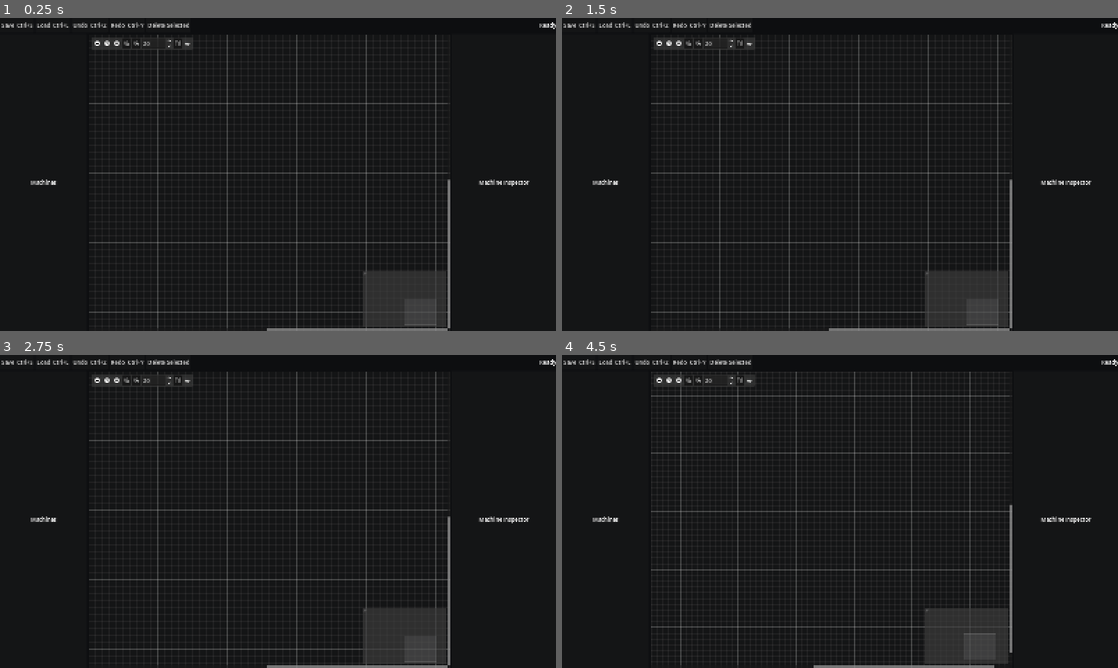
Above: before the commit, frames 1-4 (two rows, left to right).
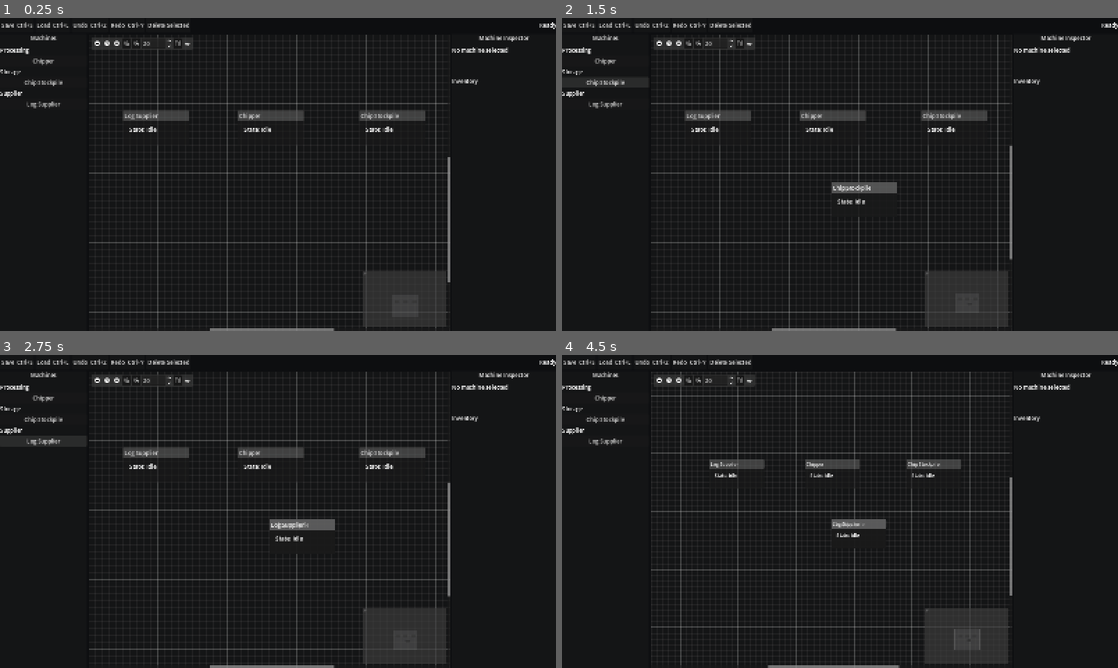
Above: after the commit, the same moments.

Repository: Poru-IndFlow/IndustrialFlow
Game: Godot game, scene res://scenes/main.tscn
Two runs of this game, one before a commit and one after it. Both use one fixed random seed, a clock stepped at 60 frames per second and the inputs below.
Inputs (mouse positions are in pixels of both pictures, inside the frame that each line leads up to):
- Up to frame 1 (0.25 s): no input
- Up to frame 2 (1.5 s): click (606, 61) at 0.5 s, where only the run after the commit has a clickable "Chipper"; click (606, 83) at 1.25 s, where only the run after the commit has a clickable "Chip Stockpile"
- Up to frame 3 (2.75 s): click (44, 442) at 2 s, where only the run after the commit has a clickable "Log Supplier"
- Up to frame 4 (4.5 s): click "Undo Ctrl+Z" at 2.75 s; click "Redo Ctrl+Y" at 3.5 s; click (662, 380) at 4.25 s

The runs differ from the first frame. In frame 1, 2.6% of the frame differs, in the area x 0-96%, y 5-100%; in frame 2, 3.1%; in frame 3, 3.1%; in frame 4, 2.6%.

Commit message:
Add functional machine palette and inspector

Diff:
--- a/scripts/app/app_controller.gd
+++ b/scripts/app/app_controller.gd
@@ -3,6 +3,14 @@
 
 @onready var factory_graph := get_node(
 	"../RootVBox/Workspace/FactoryGraph"
+)
+
+@onready var machine_palette := get_node(
+	"../RootVBox/Workspace/MachinePalette"
+)
+
+@onready var machine_inspector := get_node(
+	"../RootVBox/Workspace/MachineInspector"
 )
 
 var event_bus: EventBus
@@ -11,6 +19,14 @@
 
 
 func _ready() -> void:
+	machine_palette.machine_requested.connect(
+	_on_machine_requested
+)
+
+	factory_graph.machine_selected.connect(
+	_on_machine_selected
+)
+
 	event_bus = EventBus.new()
 	set_factory(PrototypeFactoryBuilder.build(event_bus))
 
@@ -23,8 +39,15 @@
 func set_factory(new_factory: FactoryModel) -> void:
 	factory = new_factory
 	factory_graph.bind_factory(factory)
+	machine_inspector.bind_factory(factory)
 
 
 func _on_tick_advanced(delta_seconds: float) -> void:
 	if factory != null:
 		factory.tick(delta_seconds)
+
+func _on_machine_requested(definition_id: String) -> void:
+	factory_graph.request_machine(definition_id)
+
+func _on_machine_selected(machine: MachineModel) -> void:
+	machine_inspector.show_machine(machine)
--- a/scripts/ui/factory_graph.gd
+++ b/scripts/ui/factory_graph.gd
@@ -1,8 +1,82 @@
 extends GraphEdit
+
+
+signal machine_selected(machine: MachineModel)
 
 
 var factory: FactoryModel
 
 
 func bind_factory(new_factory: FactoryModel) -> void:
+	if factory != null:
+		var old_callback := Callable(self, "_on_machine_added")
+		if factory.event_bus.machine_added.is_connected(old_callback):
+			factory.event_bus.machine_added.disconnect(old_callback)
+
 	factory = new_factory
+	clear_graph()
+
+	if factory == null:
+		return
+
+	factory.event_bus.machine_added.connect(_on_machine_added)
+
+	for value: Variant in factory.machines.values():
+		add_machine_node(value as MachineModel)
+
+
+func request_machine(definition_id: String) -> void:
+	if factory == null:
+		return
+
+	var position := scroll_offset + size * 0.5
+	var machine := factory.create_machine(definition_id, position)
+
+	if machine != null:
+		factory.add_machine(machine)
+
+
+func clear_graph() -> void:
+	for child: Node in get_children():
+		if child is GraphNode:
+			child.queue_free()
+
+
+func add_machine_node(machine: MachineModel) -> void:
+	var node := GraphNode.new()
+	node.name = machine.instance_id
+	node.title = machine.display_name
+	node.position_offset = machine.graph_position
+	node.custom_minimum_size = Vector2(190, 100)
+
+	var state_label := Label.new()
+	state_label.text = "State: %s" % _state_text(machine.state)
+	node.add_child(state_label)
+
+	node.node_selected.connect(
+		_on_graph_node_selected.bind(machine)
+	)
+	node.position_offset_changed.connect(
+		_on_node_position_changed.bind(node, machine)
+	)
+
+	add_child(node)
+
+
+func _on_machine_added(machine: MachineModel) -> void:
+	add_machine_node(machine)
+
+
+func _on_graph_node_selected(machine: MachineModel) -> void:
+	machine_selected.emit(machine)
+
+
+func _on_node_position_changed(
+	node: GraphNode,
+	machine: MachineModel
+) -> void:
+	machine.set_graph_position(node.position_offset)
+
+
+func _state_text(state: MachineModel.State) -> String:
+	return MachineModel.State.keys()[state].capitalize()
--- a/scripts/ui/machine_inspector.gd
+++ b/scripts/ui/machine_inspector.gd
@@ -1,8 +1,136 @@
 extends PanelContainer
 
 
+var factory: FactoryModel
+var selected_machine: MachineModel
+var name_label: Label
+var id_label: Label
+var state_label: Label
+var inventory_list: VBoxContainer
+
+
 func _ready() -> void:
+	var root := VBoxContainer.new()
+	add_child(root)
+
 	var title := Label.new()
 	title.text = "Machine Inspector"
 	title.horizontal_alignment = HORIZONTAL_ALIGNMENT_CENTER
-	add_child(title)
+	root.add_child(title)
+
+	root.add_child(HSeparator.new())
+
+	name_label = Label.new()
+	name_label.text = "No machine selected"
+	root.add_child(name_label)
+
+	id_label = Label.new()
+	root.add_child(id_label)
+
+	state_label = Label.new()
+	root.add_child(state_label)
+
+	root.add_child(HSeparator.new())
+
+	var inventory_title := Label.new()
+	inventory_title.text = "Inventory"
+	root.add_child(inventory_title)
+
+	inventory_list = VBoxContainer.new()
+	root.add_child(inventory_list)
+
+
+func bind_factory(new_factory: FactoryModel) -> void:
+	if factory != null:
+		var state_callback := Callable(
+			self,
+			"_on_machine_changed"
+		)
+		var inventory_callback := Callable(
+			self,
+			"_on_machine_changed"
+		)
+
+		if factory.event_bus.machine_state_changed.is_connected(
+			state_callback
+		):
+			factory.event_bus.machine_state_changed.disconnect(
+				state_callback
+			)
+
+		if factory.event_bus.machine_inventory_changed.is_connected(
+			inventory_callback
+		):
+			factory.event_bus.machine_inventory_changed.disconnect(
+				inventory_callback
+			)
+
+	factory = new_factory
+	selected_machine = null
+	_refresh()
+
+	if factory == null:
+		return
+
+	factory.event_bus.machine_state_changed.connect(
+		_on_machine_changed
+	)
+	factory.event_bus.machine_inventory_changed.connect(
+		_on_machine_changed
+	)
+
+
+func show_machine(machine: MachineModel) -> void:
+	selected_machine = machine
+	_refresh()
+
+
+func _on_machine_changed(machine: MachineModel) -> void:
+	if machine == selected_machine:
+		_refresh()
+
+
+func _refresh() -> void:
+	for child: Node in inventory_list.get_children():
+		child.queue_free()
+
+	if selected_machine == null:
+		name_label.text = "No machine selected"
+		id_label.text = ""
+		state_label.text = ""
+		return
+
+	name_label.text = selected_machine.display_name
+	id_label.text = "ID: %s" % selected_machine.instance_id
+	state_label.text = "State: %s" % (
+		MachineModel.State.keys()[selected_machine.state]
+		as String
+	).capitalize()
+
+	var resource_ids: Array = (
+		selected_machine.inventory.capacities.keys()
+	)
+	resource_ids.sort()
+
+	if resource_ids.is_empty():
+		var empty_label := Label.new()
+		empty_label.text = "None"
+		inventory_list.add_child(empty_label)
+		return
+
+	for value: Variant in resource_ids:
+		var resource_id := str(value)
+		var amount := selected_machine.inventory.get_amount(
+			resource_id
+		)
+		var capacity := selected_machine.inventory.get_capacity(
+			resource_id
+		)
+
+		var inventory_label := Label.new()
+		inventory_label.text = "%s: %.1f / %.1f" % [
+			resource_id.replace("_", " ").capitalize(),
+			amount,
+			capacity
+		]
+		inventory_list.add_child(inventory_label)
--- a/scripts/ui/machine_palette.gd
+++ b/scripts/ui/machine_palette.gd
@@ -1,8 +1,61 @@
 extends PanelContainer
 
 
+signal machine_requested(definition_id: String)
+
+
 func _ready() -> void:
+	var root := VBoxContainer.new()
+	add_child(root)
+
 	var title := Label.new()
 	title.text = "Machines"
 	title.horizontal_alignment = HORIZONTAL_ALIGNMENT_CENTER
-	add_child(title)
+	root.add_child(title)
+
+	var separator := HSeparator.new()
+	root.add_child(separator)
+
+	var scroll := ScrollContainer.new()
+	scroll.size_flags_vertical = Control.SIZE_EXPAND_FILL
+	root.add_child(scroll)
+
+	var machine_list := VBoxContainer.new()
+	machine_list.size_flags_horizontal = Control.SIZE_EXPAND_FILL
+	scroll.add_child(machine_list)
+
+	var definitions: Array[Dictionary] = (
+		MachineRegistry.get_all_definitions()
+	)
+	var current_category := ""
+
+	for definition: Dictionary in definitions:
+		var category := str(definition.get("category", "other"))
+
+		if category != current_category:
+			current_category = category
+
+			var category_label := Label.new()
+			category_label.text = category.capitalize()
+			machine_list.add_child(category_label)
+
+		var definition_id := str(definition.get("id", ""))
+		var button := Button.new()
+		button.text = str(
+			definition.get(
+				"display_name",
+				definition_id.capitalize()
+			)
+		)
+		button.tooltip_text = str(
+			definition.get("description", "")
+		)
+		button.size_flags_horizontal = Control.SIZE_EXPAND_FILL
+		button.pressed.connect(
+			_on_machine_button_pressed.bind(definition_id)
+		)
+		machine_list.add_child(button)
+
+
+func _on_machine_button_pressed(definition_id: String) -> void:
+	machine_requested.emit(definition_id)
